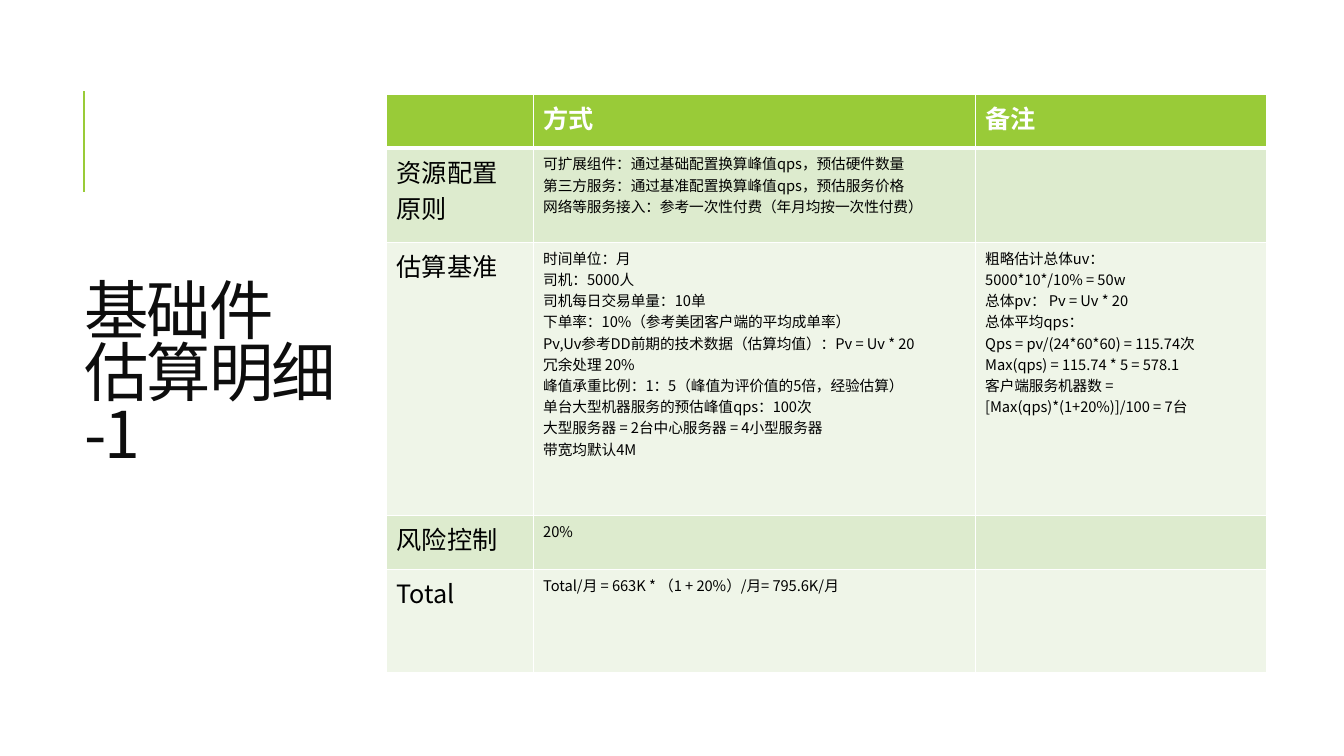
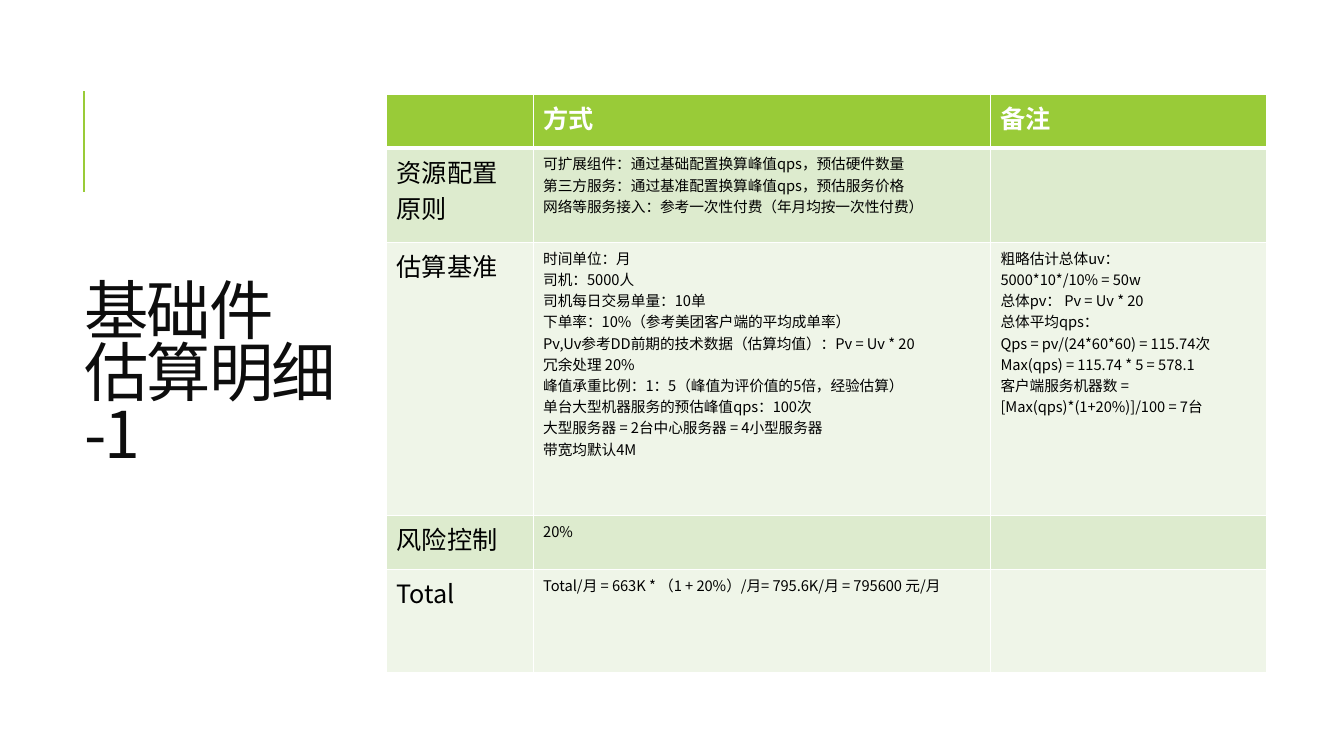
Before and after one commit to gogodog/wiki, a slide deck: slide 10 of 搜谷v2.pptx (slide 9 before the commit). Drawn at 1344x756 pixels with LibreOffice and Linux fonts; fonts in the diff are those of the drawing. Boxes give left, top, right and bottom in pixels: in the first picture for what was removed or moved away, otherwise in the second. Text is boxed around its words. In the diff, an @@ line names an element or a change of style, - is before the commit and + after.

```diff
--- a/搜谷v2.pptx
+++ b/搜谷v2.pptx
@@ table at box(387, 94, 1267, 673) @@
-row 5, column 2: Total/月 = 663K * （1 + 20%）/月= 795.6K/月
+row 5, column 2: Total/月 = 663K * （1 + 20%）/月= 795.6K/月 = 795600 元/月
```
Also in this commit, not shown: 6 other slides changed, 3 slides added, 3 other files.
